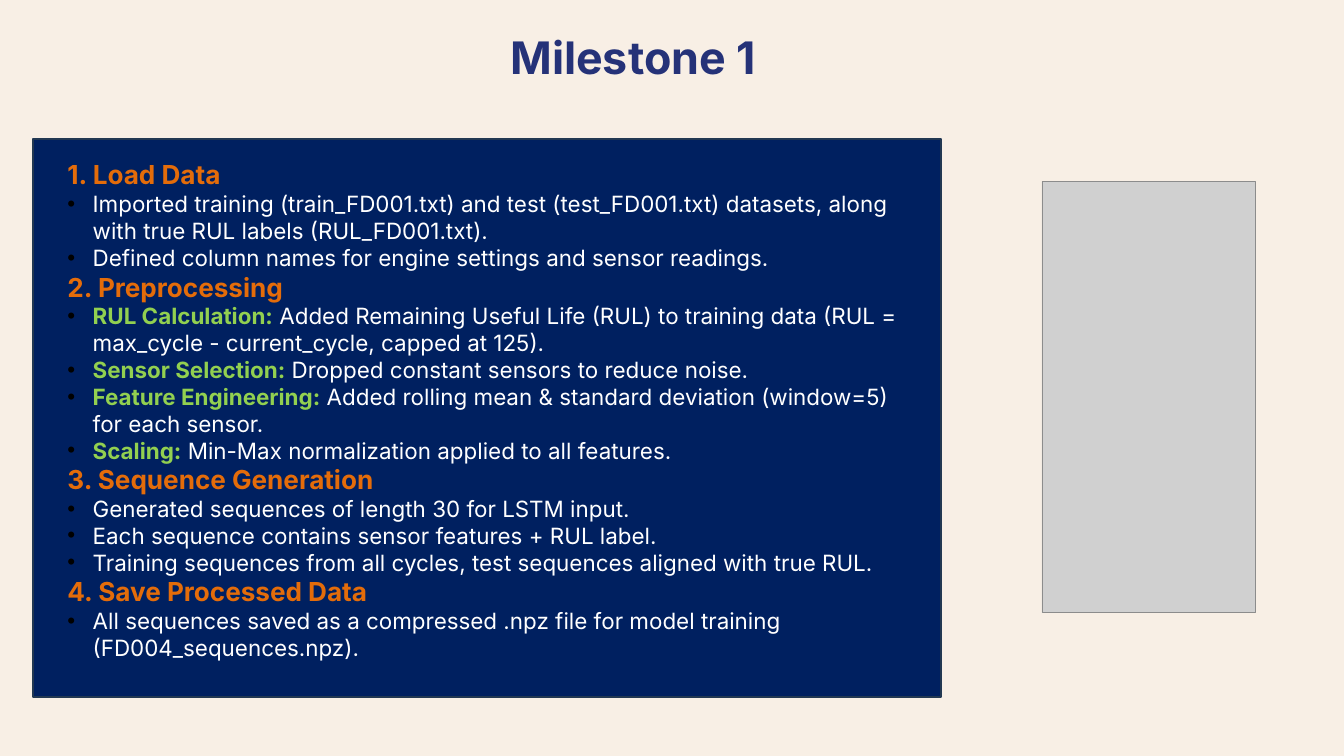
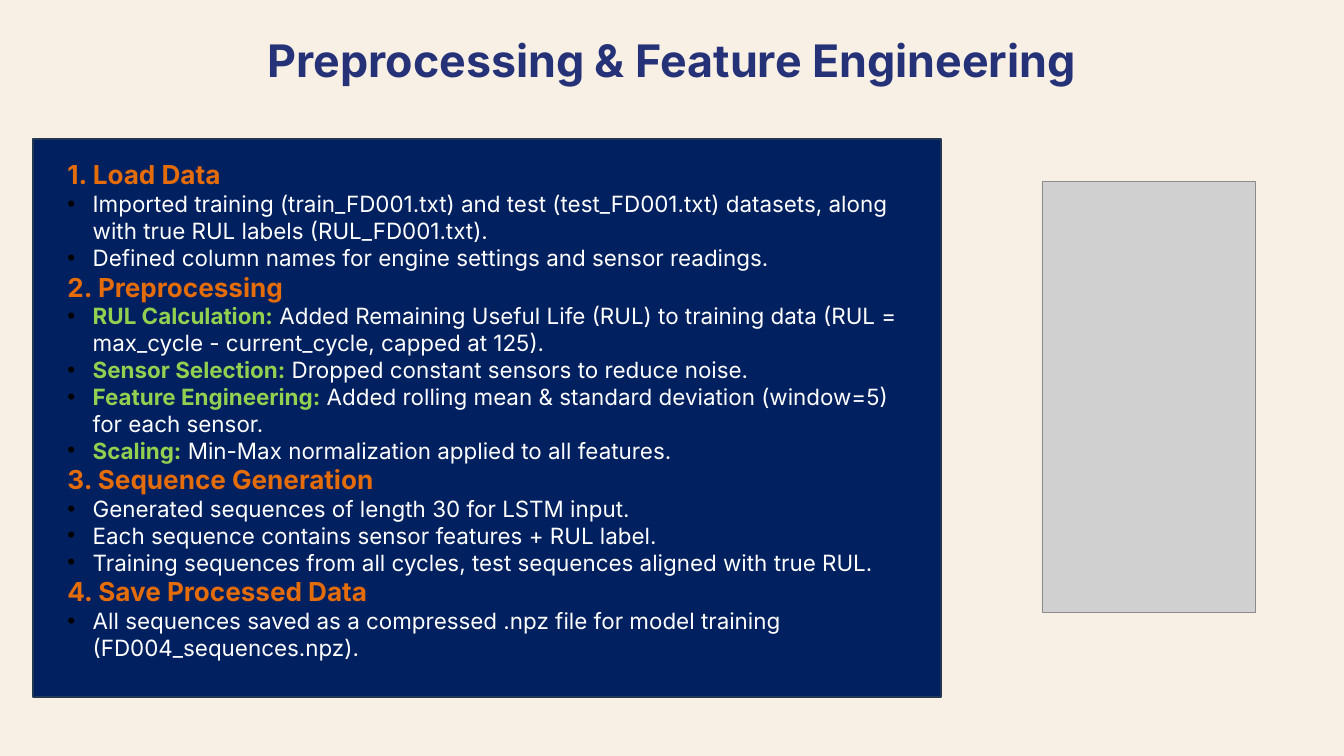
Before and after one commit to PrognosAI-INF-SB/Chivukula-Sai-Rithivik, a slide deck: slide 5 of final_drafts/final_ppt.pptx (slide 4 before the commit). Drawn at 1344x756 pixels with LibreOffice and Linux fonts; fonts in the diff are those of the drawing; grey boxes stand for pictures. Boxes give left, top, right and bottom in pixels: in the first picture for what was removed or moved away, otherwise in the second. Text is boxed around its words. In the diff, an @@ line names an element or a change of style, - is before the commit and + after.

```diff
--- a/final_drafts/final_ppt.pptx
+++ b/final_drafts/final_ppt.pptx
@@ text at [267,42,1075,87]: text changed @@
-Milestone 1
+Preprocessing & Feature Engineering
```
Also in this commit, not shown: 6 other slides changed, 3 slides added.
